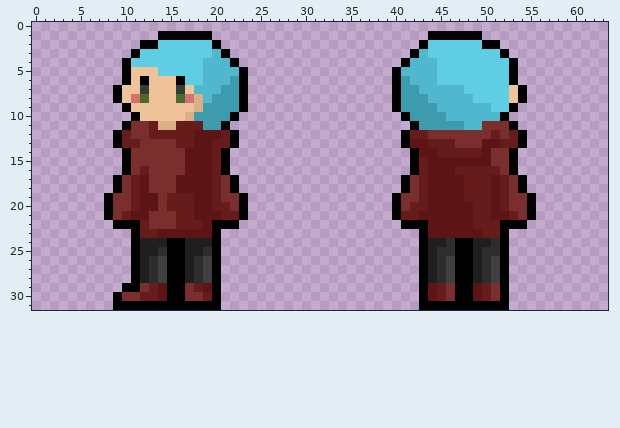
Pixel-art sprite: assets/graphics/characters/player_32.png. This is how it looked before the edit.
The file is 64x32 pixels.
New version:
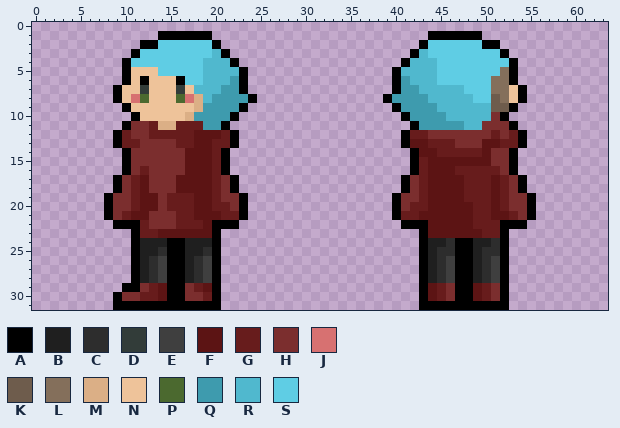
Palette (. is transparent): A #000000  B #1f1f1f  C #2d2d2d  D #323c39  E #3f3f3f  F #5c1414  G #671c1c  H #7b2e2e  J #d77171  K #6e5c4c  L #846f5b  M #dbaf86  N #eec39a  P #4b692f  Q #3e9bae  R #50b8ce  S #5fcde4
The edit:
Changed rows in their new state; - is an unchanged pixel.
first column x 23:
 5 -----------------------------L
 6 ----------------------------LL
 7 ----------------------------LL
 8 QA--------------AQ----------KL
 9 ----------------------------KK
10 ----------------------------H-
